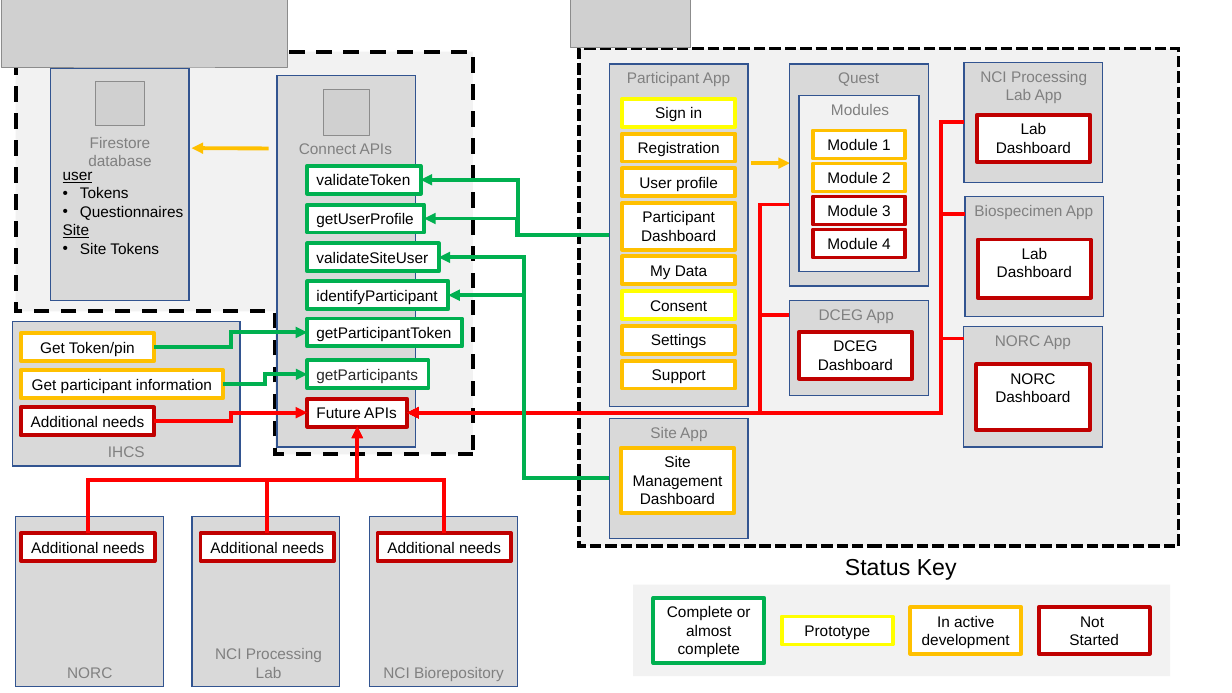
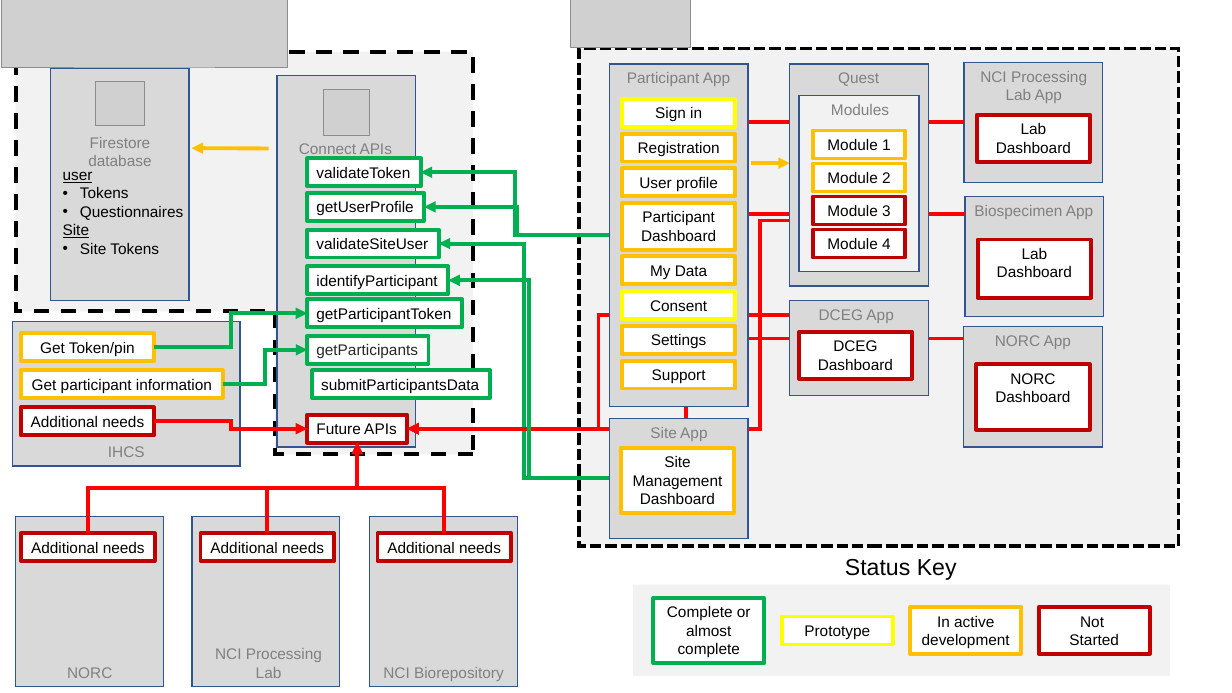
Before and after one commit to episphere/doc, a slide deck: slide 1 of ArchitectureOverviewStatus.pptx. Drawn at 1232x693 pixels with LibreOffice and Linux fonts; fonts in the diff are those of the drawing; grey boxes stand for pictures. Boxes give left, top, right and bottom in pixels: in the first picture for what was removed or moved away, otherwise in the second. Text is boxed around its words. In the diff, an @@ line names an element or a change of style, - is before the commit and + after.

```diff
--- a/ArchitectureOverviewStatus.pptx
+++ b/ArchitectureOverviewStatus.pptx
@@ elbow arrow moved from (964, 122) - (408, 413) to (964, 122) - (408, 429) @@
@@ rectangle "validateToken": place and size @@
-rectangle "validateToken" at [308, 165, 421, 193]
+rectangle "validateToken" at [308, 158, 421, 186]
@@ elbow arrow moved from (610, 235) - (421, 180) to (610, 235) - (421, 172) @@
@@ rectangle "getUserProfile": place and size @@
-rectangle "getUserProfile" at [308, 204, 424, 232]
+rectangle "getUserProfile" at [308, 193, 424, 221]
@@ elbow arrow moved from (610, 235) - (424, 219) to (610, 235) - (424, 207) @@
@@ rectangle "validateSiteUser": place and size @@
-rectangle "validateSiteUser" at [308, 243, 439, 271]
+rectangle "validateSiteUser" at [308, 229, 439, 257]
@@ elbow arrow moved from (790, 204) - (408, 413) to (790, 221) - (408, 429) @@
@@ elbow arrow moved from (966, 214) - (408, 413) to (966, 214) - (408, 429) @@
@@ rectangle "identifyParticipant": place and size @@
-rectangle "identifyParticipant" at [308, 281, 449, 309]
+rectangle "identifyParticipant" at [308, 266, 449, 294]
@@ elbow arrow moved from (610, 479) - (439, 258) to (610, 479) - (439, 244) @@
@@ rectangle "getParticipantToken": place and size @@
-rectangle "getParticipantToken" at [308, 319, 463, 347]
+rectangle "getParticipantToken" at [308, 299, 463, 327]
@@ elbow arrow moved from (610, 479) - (448, 296) to (610, 479) - (448, 280) @@
@@ elbow arrow moved from (154, 348) - (308, 333) to (154, 348) - (308, 313) @@
@@ elbow arrow moved from (790, 315) - (408, 413) to (790, 315) - (408, 429) @@
@@ elbow arrow moved from (224, 384) - (308, 374) to (224, 384) - (308, 350) @@
@@ rectangle "getParticipants": place and size @@
-rectangle "getParticipants" at [308, 360, 429, 388]
+rectangle "getParticipants" at [308, 336, 429, 364]
@@ elbow arrow moved from (964, 338) - (408, 413) to (964, 338) - (408, 429) @@
@@ rectangle added at [312, 371, 491, 398], fill #FFFFFF, outline #00B050 3 pt, 12 pt, text #000000 @@
+submitParticipantsData
@@ rectangle "Future APIs": place and size @@
-rectangle "Future APIs" at [308, 399, 408, 427]
+rectangle "Future APIs" at [308, 415, 408, 443]
@@ elbow arrow moved from (88, 533) - (358, 427) to (88, 533) - (358, 443) @@
@@ elbow arrow moved from (154, 421) - (308, 413) to (154, 421) - (308, 429) @@
@@ elbow arrow moved from (267, 533) - (358, 427) to (267, 533) - (358, 443) @@
@@ elbow arrow moved from (445, 533) - (358, 427) to (445, 533) - (358, 443) @@
```
Also in this commit, not shown: 4 other files.
